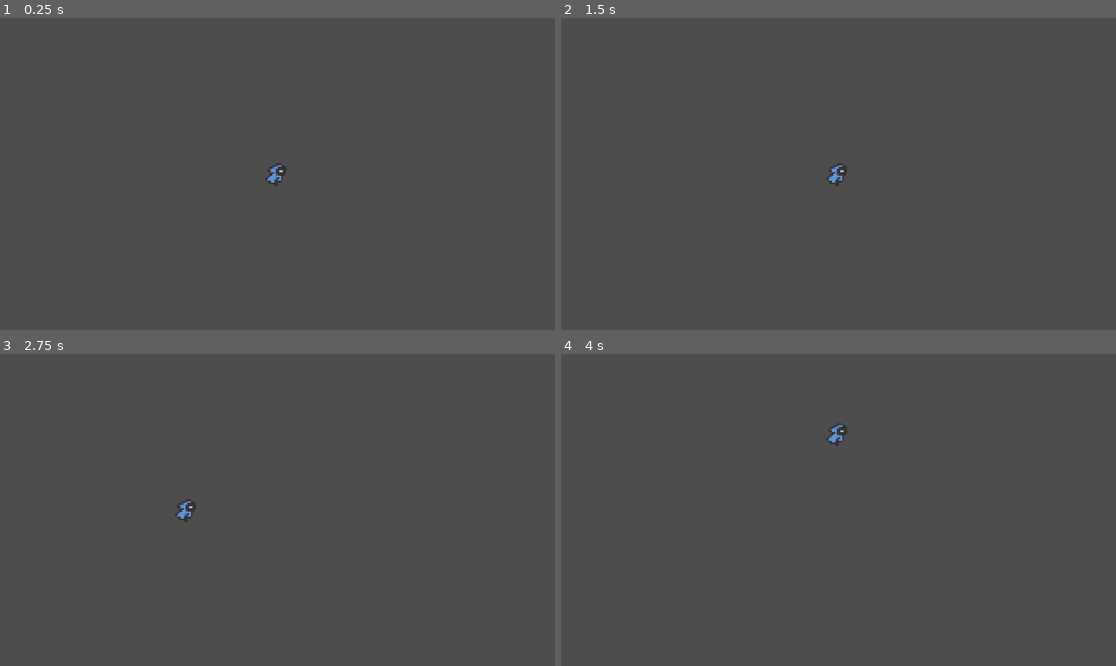
Above: before the commit, frames 1-4 (two rows, left to right).
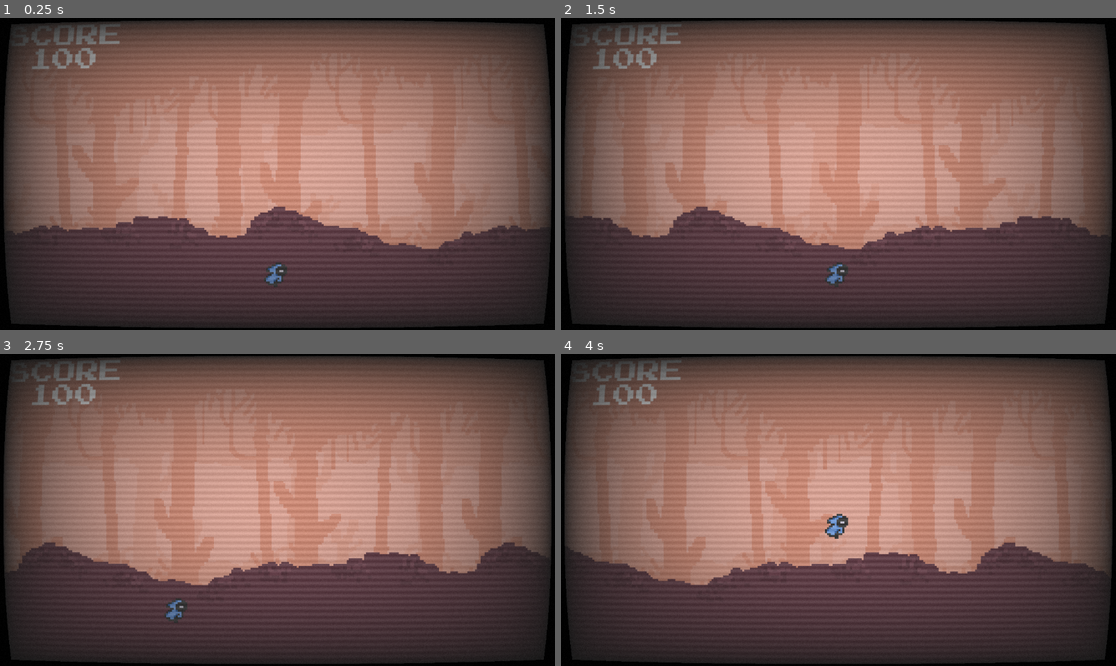
Above: after the commit, the same moments.

Repository: jatgm/TSA-2026
Game: Godot game, scene res://Scenes/level_one.tscn
Same seed, same stepped clock (60 frames per second), same inputs: the game is played once before the commit and once after it.
Inputs:
- Up to frame 1 (0.25 s): no input
- Up to frame 2 (1.5 s): tap Enter (ui_accept) at 0.5, 0.77 s; hold Right (ui_right) from 0.53 s (still down)
- Up to frame 3 (2.75 s): tap Enter (ui_accept) at 1.52 s; release Right (ui_right) at 2.03 s; hold Left (ui_left) from 2.03 s (still down)
- Up to frame 4 (4 s): release Left (ui_left) at 2.78 s; hold Right (ui_right) from 2.78 s (still down); tap Enter (ui_accept) at 3.02, 3.77 s

The runs differ from the first frame. In frame 1, 84% of the frame differs, in the area x 0-100%, y 0-100%; in frame 2, 84%; in frame 3, 84%; in frame 4, 84%.

Commit message:
Shader and background

Diff:
--- /dev/null
+++ b/Scenes/backgrounds.gd
@@ -0,0 +1,11 @@
+extends Node2D
+
+
+# Called when the node enters the scene tree for the first time.
+func _ready() -> void:
+	pass # Replace with function body.
+
+
+# Called every frame. 'delta' is the elapsed time since the previous frame.
+func _process(delta: float) -> void:
+	pass
--- /dev/null
+++ b/Scenes/level_one.gdshader
@@ -0,0 +1,64 @@
+shader_type canvas_item;
+
+// Allows you to control the strength in the Inspector
+uniform float scanline_count : hint_range(0, 1800) = 50.0;
+uniform float scanline_opacity : hint_range(0.0, 1.0) = 0.5;
+uniform float warp_amount : hint_range(0.0, 5.0) = 0.2; // Curvature
+uniform bool clip_warp = false; // Make edges black
+uniform float vignette_intensity : hint_range(0.0, 1.0) = 0.4;
+uniform float brightness_boost : hint_range(0.0, 1.0) = 0.1;
+uniform sampler2D screen_texture : hint_screen_texture, filter_linear_mipmap;
+
+uniform float noise_amount : hint_range(0.0, 1.0) = 0.05;
+
+
+// Curves the UV coordinates to look like a glass screen
+vec2 warp(vec2 uv) {
+	vec2 delta = uv - 0.5;
+	float delta2 = dot(delta.xy, delta.xy);
+	float delta4 = delta2 * delta2;
+	float delta_offset = delta4 * warp_amount;
+	return uv + delta * delta_offset;
+}
+
+// Draw the scanlines
+float scanline_pattern(vec2 uv) {
+	float pixels = (uv.y * scanline_count);
+	float scanline = sin(pixels * PI * 2.0);
+	return (scanline * 0.5 + 0.5) * scanline_opacity;
+}
+
+float random(vec2 uv) {
+    return fract(sin(dot(uv.xy, vec2(12.9898, 78.233))) * 43758.5453123);
+}
+
+void fragment() {
+	// 1. Curve the screen
+	vec2 uv = warp(SCREEN_UV);
+
+	// 2. Sample the game screen color
+	vec3 color = texture(screen_texture, uv).rgb;
+
+	// 3. Apply Scanlines (Darken every other line)
+	color -= scanline_pattern(uv);
+
+	// 4. Add Vignette (Dark borders)
+	float vignette = uv.x * uv.y * (1.0 - uv.x) * (1.0 - uv.y);
+	vignette = pow(vignette * 15.0, vignette_intensity);
+	color *= vignette;
+
+	// 5. Brightness Boost (CRTs are glowing, so we boost brights)
+	color += brightness_boost;
+
+	// 6. Black out pixels outside the "TV curve"
+	if (clip_warp) {
+		if (uv.x < 0.0 || uv.x > 1.0 || uv.y < 0.0 || uv.y > 1.0) {
+			color = vec3(0.0, 0.0, 0.0);
+		}
+	}
+
+	float noise = random(UV + vec2(TIME, 0.0)); // TIME makes it dance
+	color += (noise - 0.5) * noise_amount;
+
+	COLOR = vec4(color, 1.0);
+}
--- a/Scenes/level_one.tscn
+++ b/Scenes/level_one.tscn
@@ -1,23 +1,37 @@
-[gd_scene load_steps=6 format=3 uid="uid://bus4le3a0wl6"]
+[gd_scene load_steps=11 format=3 uid="uid://bus4le3a0wl6"]
 
 [ext_resource type="Script" uid="uid://bqyanq24iunnd" path="res://Scripts/camera_2d.gd" id="1_hi7j2"]
 [ext_resource type="PackedScene" uid="uid://bijfkcqh8syrs" path="res://Scenes/player.tscn" id="1_lvfns"]
 [ext_resource type="Texture2D" uid="uid://budt0iljnru7r" path="res://Assets/platformer_metroidvania asset pack v1.01/tiles and background_foreground (new)/bg_0.png" id="4_b7vm3"]
+[ext_resource type="Script" uid="uid://bv8eycptpke32" path="res://Scenes/backgrounds.gd" id="4_gni6d"]
 [ext_resource type="FontFile" uid="uid://bbsvfam6iavq6" path="res://Assets/Super Mario Bros. NES.ttf" id="4_ik1yt"]
+[ext_resource type="Texture2D" uid="uid://dhfw1li3o0ob5" path="res://Assets/platformer_metroidvania asset pack v1.01/tiles and background_foreground (new)/bg_1.png" id="5_b7vm3"]
+[ext_resource type="Texture2D" uid="uid://q1icn16vkwul" path="res://Assets/platformer_metroidvania asset pack v1.01/tiles and background_foreground (new)/bg_2.png" id="7_3lrk7"]
+[ext_resource type="Shader" uid="uid://buvttkp7q2r4k" path="res://Scenes/level_one.gdshader" id="8_y3aq0"]
 
 [sub_resource type="RectangleShape2D" id="RectangleShape2D_lvfns"]
 size = Vector2(1134.5, 170.5)
 
+[sub_resource type="ShaderMaterial" id="ShaderMaterial_ys0qe"]
+shader = ExtResource("8_y3aq0")
+shader_parameter/scanline_count = 50.0
+shader_parameter/scanline_opacity = 0.10000000475
+shader_parameter/warp_amount = 0.2
+shader_parameter/clip_warp = true
+shader_parameter/vignette_intensity = 0.50000002375
+shader_parameter/brightness_boost = 0.10000000475
+shader_parameter/noise_amount = 0.050000002375
+
 [node name="Level one" type="Node2D"]
 
 [node name="Camera2D" type="Camera2D" parent="."]
-position = Vector2(0, 90)
-zoom = Vector2(6, 6)
+position = Vector2(0, 38)
+zoom = Vector2(4, 4)
 script = ExtResource("1_hi7j2")
 
 [node name="Player" parent="." instance=ExtResource("1_lvfns")]
 physics_interpolation_mode = 1
-position = Vector2(105, 89)
+position = Vector2(1, 91)
 
 [node name="StaticBody2D" type="StaticBody2D" parent="."]
 position = Vector2(-11, -171)
@@ -27,7 +41,6 @@
 shape = SubResource("RectangleShape2D_lvfns")
 
 [node name="CanvasLayer" type="CanvasLayer" parent="."]
-visible = false
 
 [node name="RichTextLabel" type="RichTextLabel" parent="CanvasLayer"]
 offset_right = 752.0
@@ -45,10 +58,50 @@
 theme_override_font_sizes/normal_font_size = 50
 text = "100"
 
+[node name="Backgrounds" type="Node2D" parent="."]
+position = Vector2(0, 22)
+script = ExtResource("4_gni6d")
+
 [node name="Parallax2D" type="Parallax2D" parent="."]
-scroll_offset = Vector2(240, 0)
 repeat_size = Vector2(240, 0)
+repeat_times = 100
 
 [node name="Sprite2D" type="Sprite2D" parent="Parallax2D"]
-position = Vector2(120, 81)
+z_index = -1
+position = Vector2(0, 22)
 texture = ExtResource("4_b7vm3")
+
+[node name="Parallax2D2" type="Parallax2D" parent="."]
+scroll_scale = Vector2(0.9, 1)
+scroll_offset = Vector2(0, 17)
+repeat_size = Vector2(240, 0)
+repeat_times = 100
+
+[node name="Sprite2D" type="Sprite2D" parent="Parallax2D2"]
+z_index = -1
+position = Vector2(0, 22)
+texture = ExtResource("5_b7vm3")
+
+[node name="Parallax2D3" type="Parallax2D" parent="."]
+scroll_scale = Vector2(0.8, 1)
+scroll_offset = Vector2(0, 17)
+repeat_size = Vector2(240, 0)
+repeat_times = 100
+
+[node name="Sprite2D" type="Sprite2D" parent="Parallax2D3"]
+z_index = -1
+position = Vector2(0, 22)
+texture = ExtResource("7_3lrk7")
+
+[node name="Post Processing" type="CanvasLayer" parent="."]
+
+[node name="ColorRect" type="ColorRect" parent="Post Processing"]
+material = SubResource("ShaderMaterial_ys0qe")
+anchors_preset = 15
+anchor_right = 1.0
+anchor_bottom = 1.0
+grow_horizontal = 2
+grow_vertical = 2
+mouse_filter = 2
+
+[node name="TileMapLayer" type="TileMapLayer" parent="."]
--- a/project.godot
+++ b/project.godot
@@ -15,11 +15,6 @@
 config/features=PackedStringArray("4.5", "GL Compatibility")
 config/icon="res://icon.svg"
 
-[display]
-
-window/size/viewport_width=1920
-window/size/viewport_height=1080
-
 [rendering]
 
 textures/canvas_textures/default_texture_filter=0
Not shown, added: Scenes/backgrounds.gd.uid
Not shown, added: Scenes/level_one.gdshader.uid
